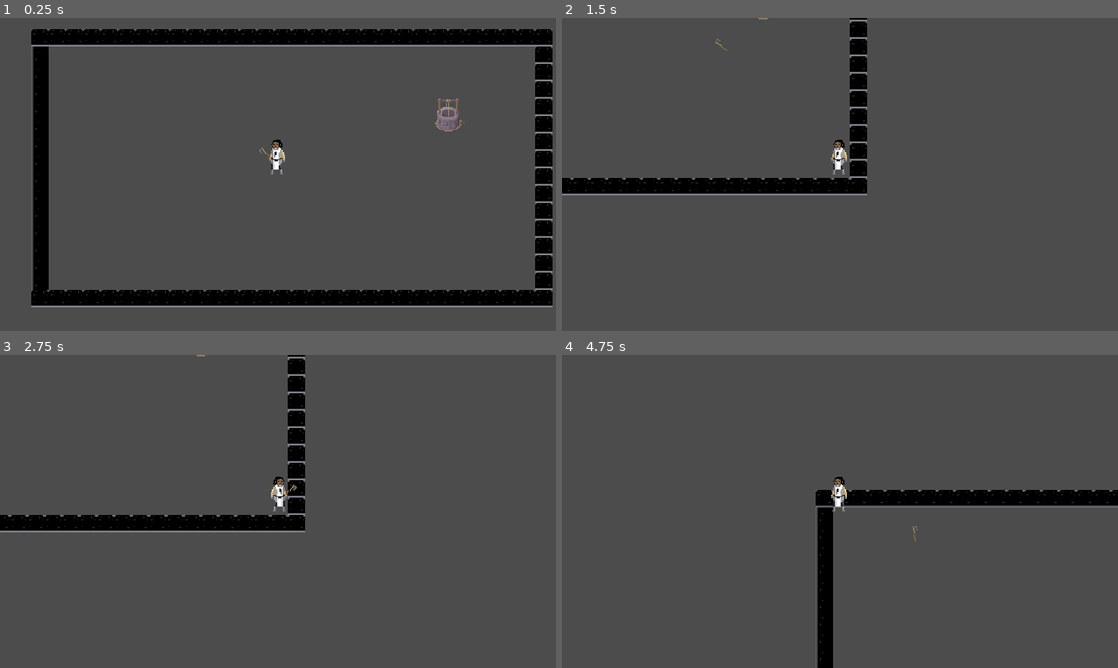
Above: before the commit, frames 1-4 (two rows, left to right).
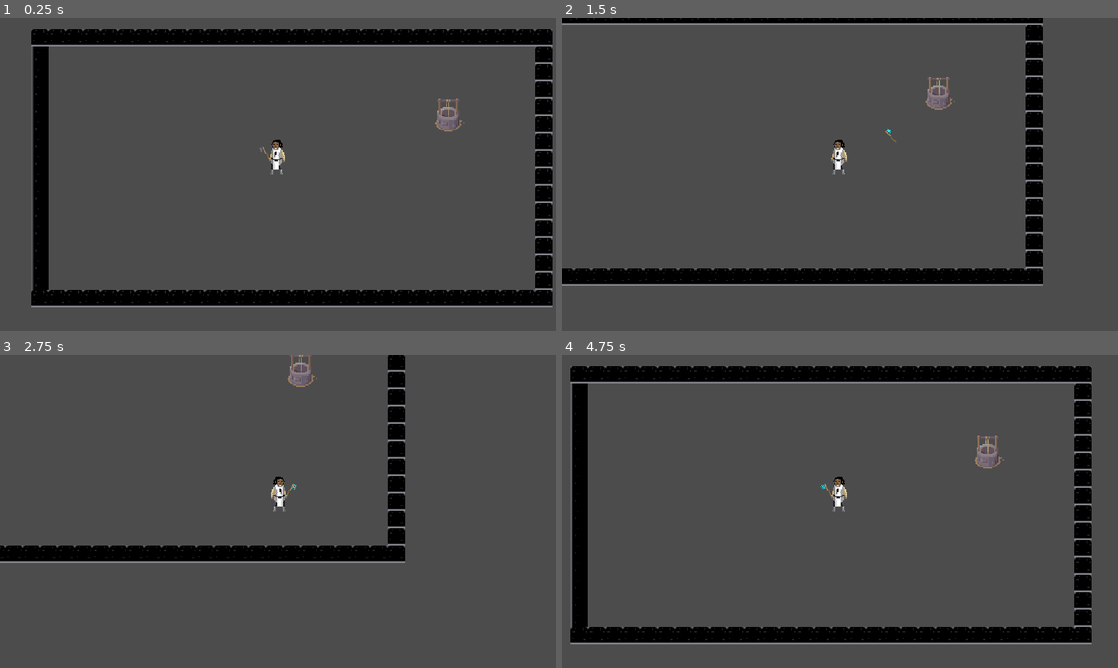
Above: after the commit, the same moments.

Repository: JillyMan/killer-in-london
Game: Godot game, scene res://src/levels/character_test_scene/CharacterTest.tscn
The game is run twice, just before and just after one commit, with the same random seed, the same clock (stepped at 60 frames per second) and the same inputs. This scene is started directly instead of the project's main scene.
Inputs (mouse positions are in pixels of both pictures, inside the frame that each line leads up to):
- Up to frame 1 (0.25 s): no input
- Up to frame 2 (1.5 s): tap Enter at 0.5 s; move the mouse to (962, 158) at 0.52 s; hold D (player_move_right) 0.53-1.28 s; right-click (962, 158) at 0.6 s; tap Space (player_dash) at 0.8, 1.35 s; move the mouse to (728, 190) at 1.27 s; hold S (player_move_down) from 1.28 s (still down)
- Up to frame 3 (2.75 s): right-click (166, 527) at 1.55 s; move the mouse to (333, 442) at 2.02 s; release S (player_move_down) at 2.03 s; hold D (player_move_right) from 2.03 s (still down); click (333, 442) at 2.1 s; tap Space (player_dash) at 2.3 s
- Up to frame 4 (4.75 s): move the mouse to (812, 574) at 2.77 s; release D (player_move_right) at 2.78 s; hold W (player_move_up) 2.78-3.53 s; right-click (812, 574) at 2.85 s; move the mouse to (1006, 558) at 3.52 s; hold A (player_move_left) from 3.53 s (still down); tap Space (player_dash) at 3.6 s; move the mouse to (673, 464) at 4.27 s; right-click (673, 464) at 4.35 s

The runs differ from the first frame. In frame 1, less than 0.1% of the frame differs, in the area x 46-49%, y 41-46%; in frame 2, 13%; in frame 3, 10%; in frame 4, 18%, in the area x 1-100%, y 3-100%.

Commit message:
save character move work

Diff:
--- a/killer-in-london/project.godot
+++ b/killer-in-london/project.godot
@@ -148,6 +148,16 @@
 "class": "Parallel",
 "language": "GDScript",
 "path": "res://addons/libgdx-behavior-tree/src/btree/branch_task/Parallel.gd"
+}, {
+"base": "PlayerBase",
+"class": "Player",
+"language": "GDScript",
+"path": "res://src/entities/characters/player/Player.gd"
+}, {
+"base": "KinematicBody2D",
+"class": "PlayerBase",
+"language": "GDScript",
+"path": "res://src/entities/characters/player/PlayerBase.gd"
 }, {
 "base": "Selector",
 "class": "RandomSelector",
@@ -228,6 +238,8 @@
 "MoveToObject": "",
 "MoveToPoint": "",
 "Parallel": "res://addons/libgdx-behavior-tree/assets/icons/parallel_icon.png",
+"Player": "",
+"PlayerBase": "",
 "RandomSelector": "res://addons/libgdx-behavior-tree/assets/icons/random_selector_icon.png",
 "RandomSequence": "res://addons/libgdx-behavior-tree/assets/icons/random_sequence_icon.png",
 "Repeater": "res://addons/libgdx-behavior-tree/assets/icons/repeat_icon.png",
--- a/killer-in-london/src/entities/characters/player/Player.gd
+++ b/killer-in-london/src/entities/characters/player/Player.gd
@@ -1,13 +1,10 @@
-extends KinematicBody2D
-
-export var speed: float = 100.0
-export var dash_speed: float = 50.0
-export var throw_kd : float = 1
+class_name Player
+extends PlayerBase
 
 onready var axe = $AnimationTransorm/WeaponPosition/Axe
 onready var start_transform = axe.transform
 onready var weapon_position = $AnimationTransorm/WeaponPosition
-onready var timer = $Timer
+onready var kd_timer = $KdTimer
 
 var with_axe : bool = true
 var is_coming_axe : bool = false
@@ -49,39 +46,23 @@
 	_attach_weapon(axe)
 	with_axe = true
 	is_coming_axe = false
-	timer.start(throw_kd)
+	kd_timer.start(throw_kd)
 	pass
 
-func _check_mouse(delta):
+func _check_mouse():
 	if with_axe:
 		if Input.is_action_just_pressed("mouse_attack"):
 			axe.rotate(PI/2)
 		if Input.is_action_just_released("mouse_attack"):
 			axe.rotate(-PI/2)
 
-	print(timer.time_left)
 	if Input.is_action_just_pressed("mouse_throw_weapon"):
 		if with_axe:
-			if timer.time_left == 0:
+			if kd_timer.time_left == 0:
 				_throw_weapon(get_global_mouse_position())
 		elif not is_coming_axe:
 			_return_weapon()
 	pass
-
-func _get_velocity_by_input() -> Vector2:
-	var v = Vector2.ZERO
-	if Input.is_action_pressed("player_move_up"):
-		v.y = -1
-	if Input.is_action_pressed("player_move_down"):
-		v.y = 1
-	if Input.is_action_pressed("player_move_left"):
-		v.x = -1
-		$AnimationTransorm.scale.x = -1
-	if Input.is_action_pressed("player_move_right"):
-		$AnimationTransorm.scale.x = 1
-		v.x = 1
-
-	return v.normalized()
 
 func _update_animation():
 	var mouse_pos = get_global_mouse_position()
@@ -91,17 +72,10 @@
 	else:
 		$AnimationTransorm.scale.x = -1
 
-func _update_move():
-	var v = _get_velocity_by_input()
-	move_and_slide(v * speed)
-	if Input.is_action_just_pressed("player_dash"):
-		speed += 400
-
-func _move_update(delta):
-	_update_move()
-	_check_mouse(delta)
+func _process(delta):
+	update_move_dir()
+	$FSM.handle_process(delta)
+	$FSM.handle_physic_process(delta)
+	_check_mouse()
 	_update_animation()
-
-func _process(delta):
-	_move_update(delta)
 	pass
--- a/killer-in-london/src/entities/characters/player/Player.tscn
+++ b/killer-in-london/src/entities/characters/player/Player.tscn
@@ -1,8 +1,14 @@
-[gd_scene load_steps=5 format=2]
+[gd_scene load_steps=11 format=2]
 
 [ext_resource path="res://src/entities/characters/player/Player.gd" type="Script" id=1]
 [ext_resource path="res://assets/dungeon_tileset_calciumtrice.png" type="Texture" id=2]
 [ext_resource path="res://src/entities/environment/weapon/axe/Axe.tscn" type="PackedScene" id=3]
+[ext_resource path="res://src/entities/characters/player/state/StartMove.gd" type="Script" id=4]
+[ext_resource path="res://src/entities/characters/player/PlayerFSM.gd" type="Script" id=5]
+[ext_resource path="res://src/entities/characters/player/state/Idle.gd" type="Script" id=6]
+[ext_resource path="res://src/entities/characters/player/state/Moving.gd" type="Script" id=7]
+[ext_resource path="res://src/entities/characters/player/state/StartEnd.gd" type="Script" id=8]
+[ext_resource path="res://src/entities/characters/player/state/Dash.gd" type="Script" id=9]
 
 [sub_resource type="RectangleShape2D" id=1]
 extents = Vector2( 7.79388, 2.75777 )
@@ -19,8 +25,7 @@
 
 [node name="Axe" parent="AnimationTransorm/WeaponPosition" instance=ExtResource( 3 )]
 position = Vector2( 3.07733, -5.42314 )
-rotation = 2.18937
-comeback_speed = 2000.0
+rotation = 1.95955
 
 [node name="Sprite" type="Sprite" parent="AnimationTransorm"]
 position = Vector2( 0.309128, -16.204 )
@@ -32,5 +37,25 @@
 position = Vector2( 1.06862, -1.19375 )
 shape = SubResource( 1 )
 
-[node name="Timer" type="Timer" parent="."]
+[node name="KdTimer" type="Timer" parent="."]
 one_shot = true
+
+[node name="FSM" type="Node" parent="."]
+script = ExtResource( 5 )
+host_node_path = NodePath("..")
+init_state_node_path = NodePath("Idle")
+
+[node name="Idle" type="Node" parent="FSM"]
+script = ExtResource( 6 )
+
+[node name="Dash" type="Node" parent="FSM"]
+script = ExtResource( 9 )
+
+[node name="StartMove" type="Node" parent="FSM"]
+script = ExtResource( 4 )
+
+[node name="Moving" type="Node" parent="FSM"]
+script = ExtResource( 7 )
+
+[node name="StartEnd" type="Node" parent="FSM"]
+script = ExtResource( 8 )
--- /dev/null
+++ b/killer-in-london/src/entities/characters/player/PlayerBase.gd
@@ -0,0 +1,29 @@
+class_name PlayerBase
+extends KinematicBody2D
+
+export var speed: float = 100.0
+export var throw_kd : float = 1
+export var dash_speed : float = 50.0
+export var dash_time_sec : float = 1
+
+var current_dir : Vector2
+var is_move : bool = false
+
+func has_dir() -> bool:
+	return is_move
+
+func get_current_dir() -> Vector2:
+	return current_dir
+
+func update_move_dir():
+	current_dir = Vector2.ZERO
+	if Input.is_action_pressed("player_move_up"):
+		current_dir.y = -1
+	if Input.is_action_pressed("player_move_down"):
+		current_dir.y = 1
+	if Input.is_action_pressed("player_move_left"):
+		current_dir.x = -1
+	if Input.is_action_pressed("player_move_right"):
+		current_dir.x = 1
+
+	is_move = current_dir != Vector2.ZERO
--- /dev/null
+++ b/killer-in-london/src/entities/characters/player/PlayerFSM.gd
@@ -0,0 +1,25 @@
+extends FSM
+
+onready var idle_state = $Idle
+onready var moviong_state = $Moving
+onready var start_move_state = $StartMove
+onready var end_move_state = $StartEnd
+
+func set_start_move_state(move_dir : Vector2):
+	set_state(start_move_state, true, {
+		"start_move_dir": move_dir
+	})
+	pass
+
+func set_moving_state():
+	set_state(moviong_state)
+	pass
+
+func set_end_move_state():
+	set_state(idle_state)
+#	set_state(end_move_state)
+	pass
+
+func set_idle_state():
+	set_state(idle_state)
+	pass
--- /dev/null
+++ b/killer-in-london/src/entities/characters/player/state/Dash.gd
@@ -0,0 +1,4 @@
+extends State
+
+func handle_input(input):
+	pass
--- /dev/null
+++ b/killer-in-london/src/entities/characters/player/state/Idle.gd
@@ -0,0 +1,10 @@
+extends State
+
+func tick(delta):
+	if host.has_dir():
+		fsm.set_start_move_state(host.get_current_dir())
+	pass
+
+func enter(payload):
+	print("Idle init")
+	pass
--- /dev/null
+++ b/killer-in-london/src/entities/characters/player/state/Moving.gd
@@ -0,0 +1,14 @@
+extends State
+
+var player : PlayerBase
+
+func fixed_tick(delta):
+	if (player.has_dir()):
+		var vel = player.get_current_dir() * player.speed
+		player.move_and_slide(vel)
+	else:
+		fsm.set_end_move_state()
+	pass
+
+func enter(payload):
+	player = host
--- /dev/null
+++ b/killer-in-london/src/entities/characters/player/state/StartEnd.gd
@@ -0,0 +1,5 @@
+extends State
+
+func tick(delta):
+
+	pass
--- /dev/null
+++ b/killer-in-london/src/entities/characters/player/state/StartMove.gd
@@ -0,0 +1,25 @@
+extends State
+
+var player : PlayerBase
+
+var move_dir : Vector2
+
+var start_speed : float = 0
+var end_speed : float
+var current_speed : float = 0
+var step = 10
+
+func fixed_tick(delta):
+	var vel = move_dir * current_speed
+	current_speed += step;
+	player.move_and_slide(vel)
+#	print(current_speed, " : ", end_speed, " ", current_speed >= end_speed)
+	if end_speed - current_speed < 0.1:
+		fsm.set_moving_state()
+	pass
+
+func enter(payload):
+	player = host
+	move_dir = payload.start_move_dir
+	current_speed = start_speed
+	end_speed = player.speed
--- a/killer-in-london/src/entities/environment/weapon/axe/Axe.tscn
+++ b/killer-in-london/src/entities/environment/weapon/axe/Axe.tscn
@@ -9,6 +9,34 @@
 
 [sub_resource type="RectangleShape2D" id=1]
 extents = Vector2( 7.24935, 2.69941 )
+
+[sub_resource type="CurveTexture" id=6]
+
+[sub_resource type="Curve" id=2]
+_data = [ Vector2( 0.188235, 0.205682 ), 0.0, 0.0, 0, 0, Vector2( 1, 0.705682 ), 0.0, 0.0, 0, 0 ]
+
+[sub_resource type="CurveTexture" id=3]
+curve = SubResource( 2 )
+
+[sub_resource type="CurveTexture" id=4]
+
+[sub_resource type="ParticlesMaterial" id=5]
+trail_size_modifier = SubResource( 4 )
+emission_shape = 2
+emission_box_extents = Vector3( 1, 1, 1 )
+flag_disable_z = true
+spread = 101.13
+flatness = 0.08
+gravity = Vector3( 0, 0, 0 )
+orbit_velocity = 1.1
+orbit_velocity_random = 0.0
+orbit_velocity_curve = SubResource( 6 )
+linear_accel = 17.2
+radial_accel = -8.6
+tangential_accel = -4.29
+tangential_accel_random = 0.04
+scale_curve = SubResource( 3 )
+color = Color( 0.0745098, 0.952941, 0.952941, 1 )
 
 [node name="Axe" type="KinematicBody2D"]
 position = Vector2( 0.0897446, 0 )
@@ -28,6 +56,11 @@
 region_enabled = true
 region_rect = Rect2( 240, 384, 16, 16 )
 
+[node name="Particles2D" type="Particles2D" parent="."]
+position = Vector2( -3.65967, -3.99037 )
+amount = 40
+process_material = SubResource( 5 )
+
 [node name="FSM" type="Node" parent="."]
 script = ExtResource( 3 )
 host_node_path = NodePath("..")
--- a/killer-in-london/src/levels/character_test_scene/CharacterTest.tscn
+++ b/killer-in-london/src/levels/character_test_scene/CharacterTest.tscn
@@ -96,7 +96,7 @@
 position = Vector2( 243.274, 149.801 )
 collision_layer = 6
 collision_mask = 6
-throw_kd = 1.0
+throw_kd = 0.0
 
 [node name="Camera2D" type="Camera2D" parent="Player"]
 current = true
Not shown: 1 places in killer-in-london/src/entities/environment/weapon/axe/Axe.tscn that only renumber resources
